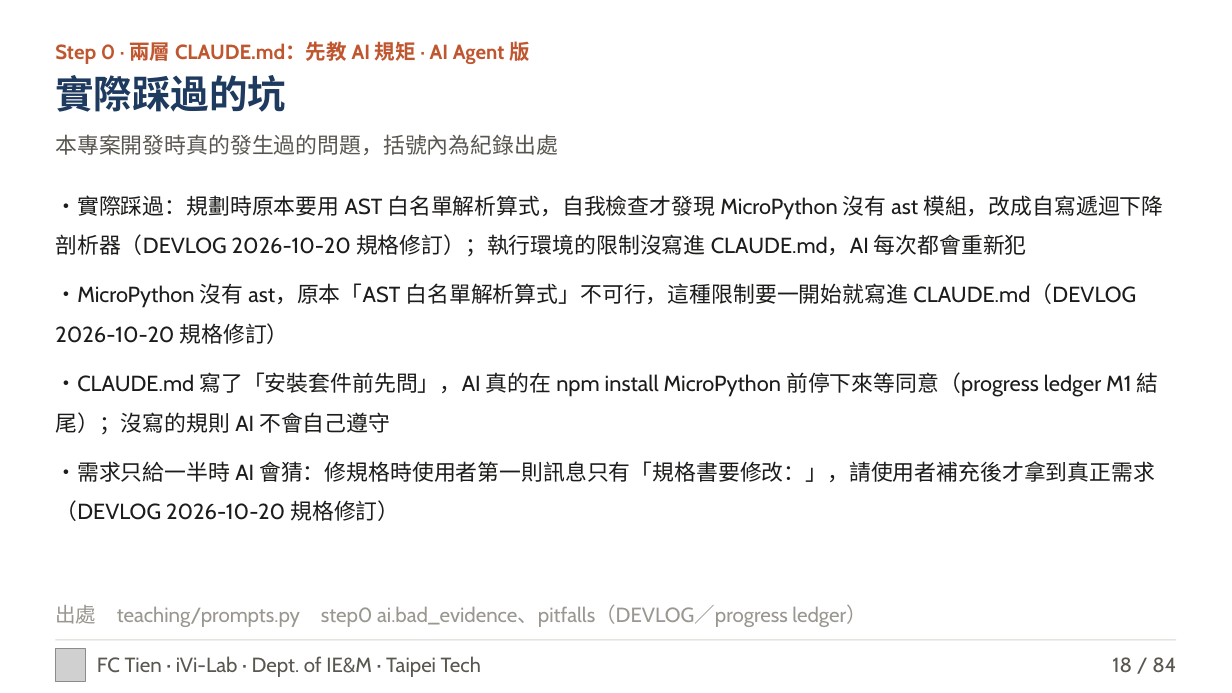
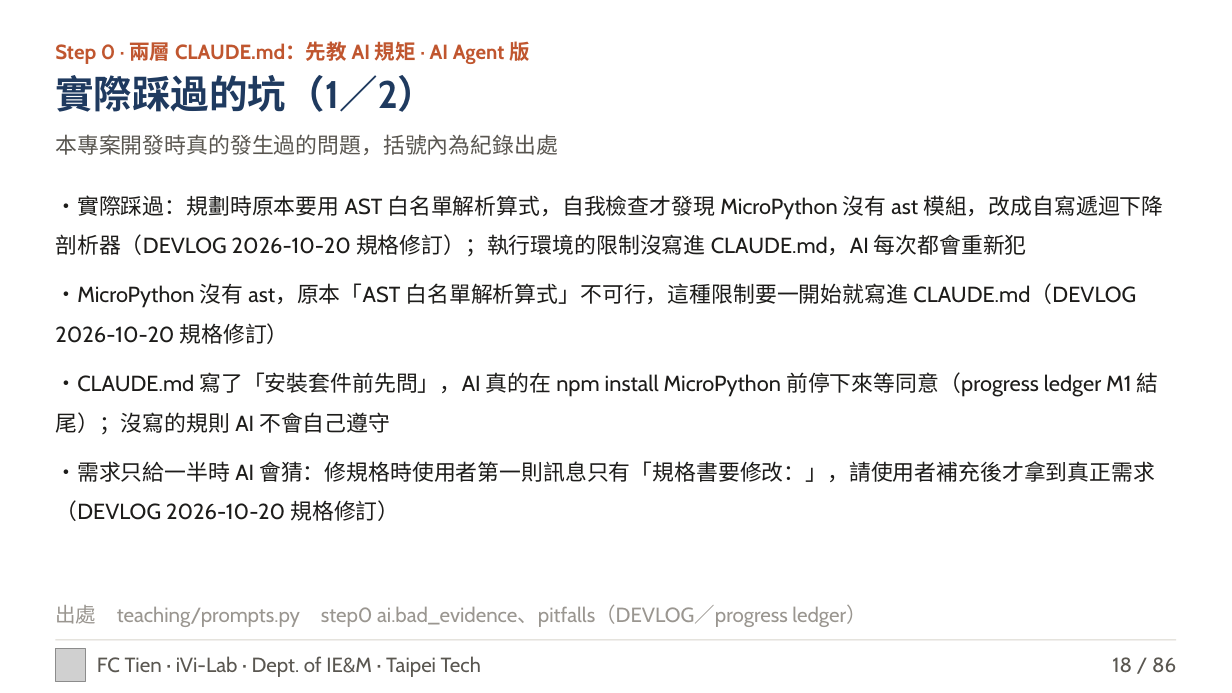
Before and after one commit to fctien/Statistics-Accouting-Calculator, a slide deck: slide 18 of teaching/out/BACalc_AI_講稿.pptx. Drawn at 1232x693 pixels with LibreOffice and Linux fonts; fonts in the diff are those of the drawing; grey boxes stand for pictures. Boxes give left, top, right and bottom in pixels: in the first picture for what was removed or moved away, otherwise in the second. Text is boxed around its words. In the diff, an @@ line names an element or a change of style, - is before the commit and + after.

```diff
--- a/teaching/out/BACalc_AI_講稿.pptx
+++ b/teaching/out/BACalc_AI_講稿.pptx
@@ text at box(55, 75, 436, 112): text changed @@
-實際踩過的坑
+實際踩過的坑（1／2）
@@ text at box(1112, 657, 1176, 673): text changed @@
-18 / 84
+18 / 86
```
Also in this commit, not shown: 82 other slides changed, 2 slides added, 18 other files.
